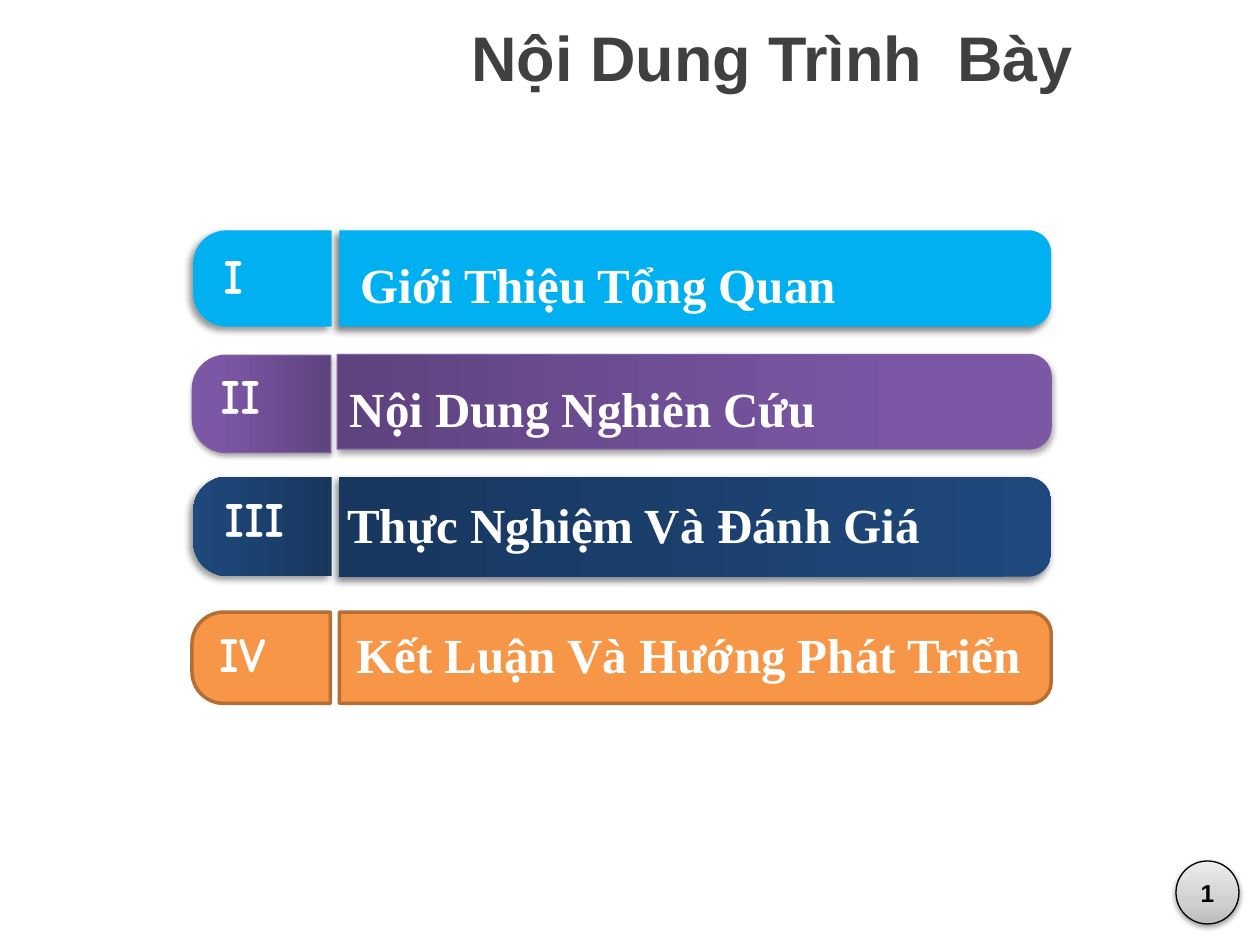
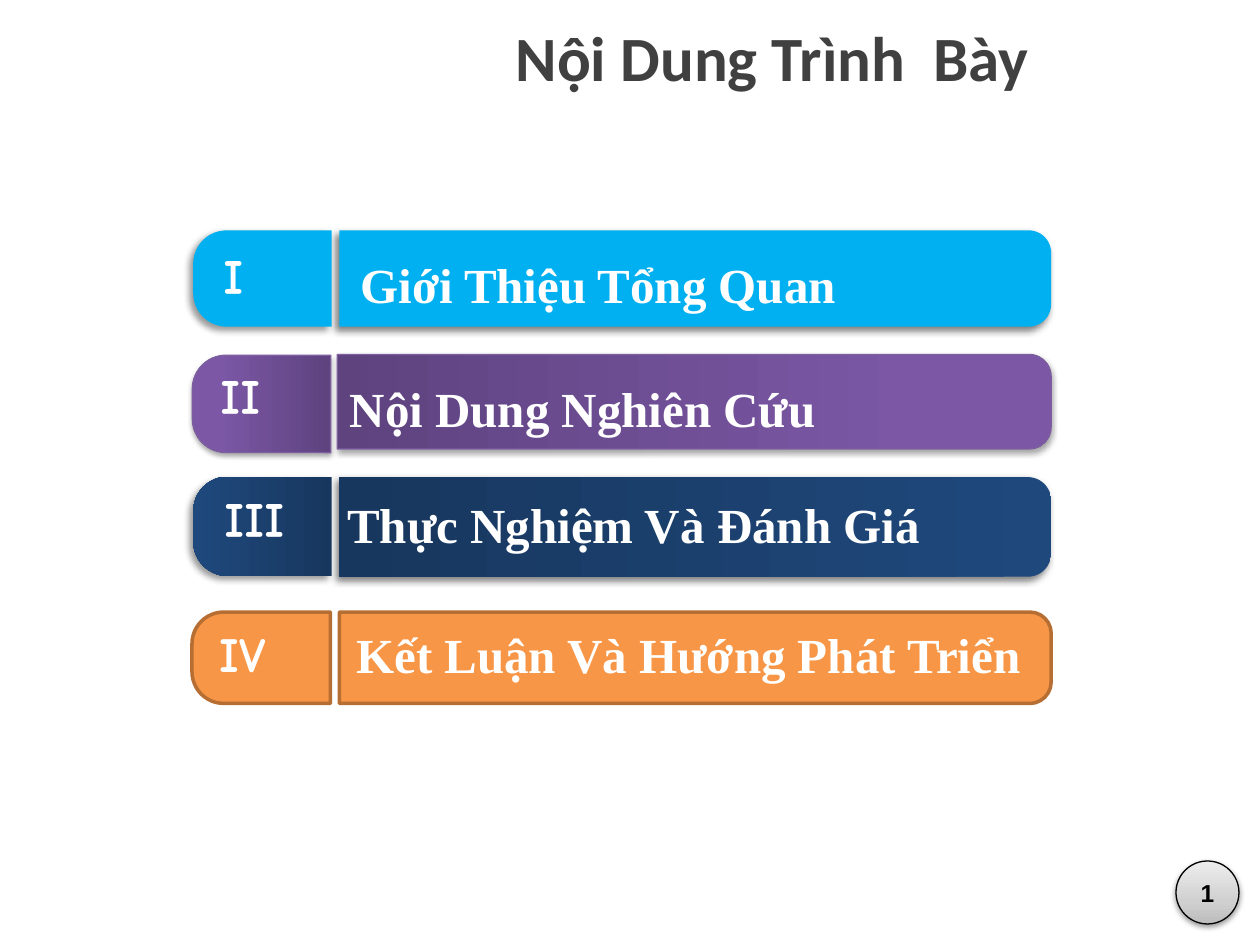
Before and after one commit to vominhquan1995/NLP, a slide deck: slide 3 of Document/ThuyetTrinh/BaoCao_v4.pptx. Drawn at 1260x945 pixels with LibreOffice and Linux fonts; fonts in the diff are those of the drawing; background and template pictures are left out. Boxes give left, top, right and bottom in pixels: in the first picture for what was removed or moved away, otherwise in the second. Text is boxed around its words. In the diff, an @@ line names an element or a change of style, - is before the commit and + after.

```diff
--- a/Document/ThuyetTrinh/BaoCao_v4.pptx
+++ b/Document/ThuyetTrinh/BaoCao_v4.pptx
@@ text "Nội Dung Trình Bày" at [516, 37, 1029, 92]: font Arial to Calibri @@
```
Also in this commit, not shown: 4 other slides changed, 1 other file.
